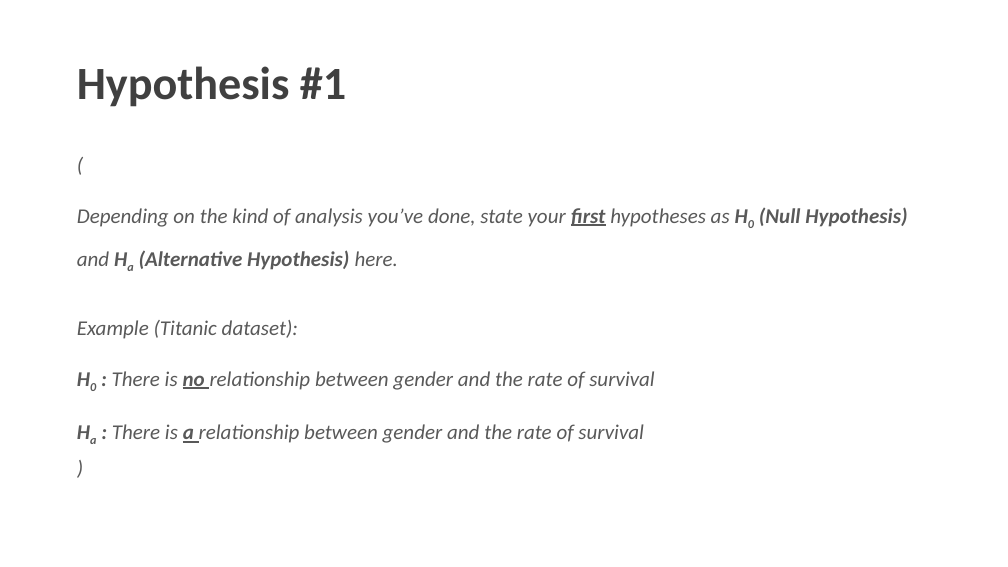
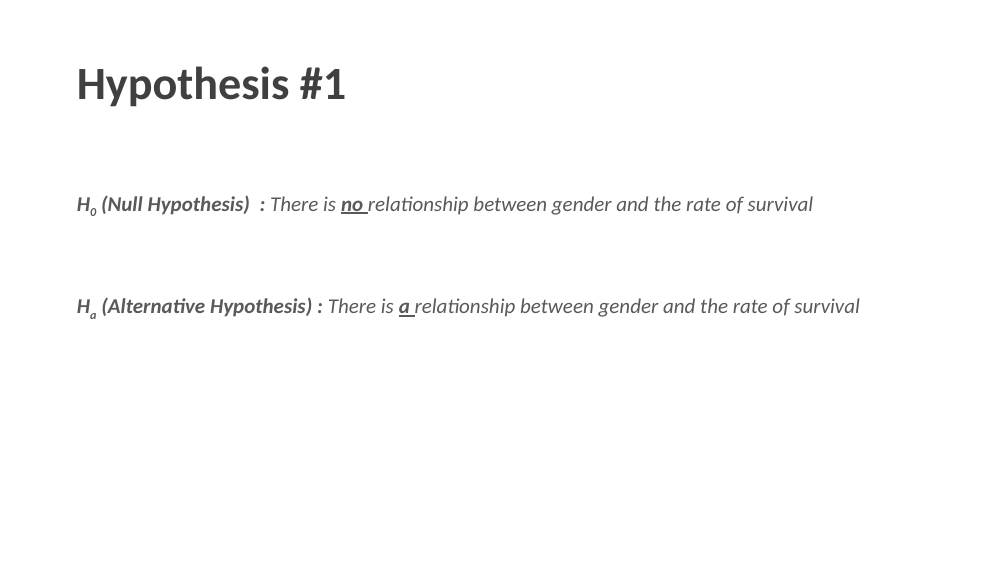
Before and after one commit to charlesyifanli/python_and_data, a slide deck: slide 11 of mini_project/SCSE 24 Mini-project presentation (Group No. ##).pptx. Drawn at 1008x567 pixels with LibreOffice and Linux fonts; fonts in the diff are those of the drawing; background and template pictures are left out. Boxes give left, top, right and bottom in pixels: in the first picture for what was removed or moved away, otherwise in the second. Text is boxed around its words. In the diff, an @@ line names an element or a change of style, - is before the commit and + after.

```diff
--- a/mini_project/SCSE 24 Mini-project presentation (Group No. ##).pptx
+++ b/mini_project/SCSE 24 Mini-project presentation (Group No. ##).pptx
@@ text at (101, 195, 860, 317): text changed @@
-(
-Depending on the kind of analysis you’ve done, state your first hypotheses as H0 (Null Hypothesis) and Ha (Alternative Hypothesis) here.
-Example (Titanic dataset):
-H0 : There is no relationship between gender and the rate of survival
-Ha : There is a relationship between gender and the rate of survival
-)
+H0 (Null Hypothesis) : There is no relationship between gender and the rate of survival
+Ha (Alternative Hypothesis) : There is a relationship between gender and the rate of survival
```
Also in this commit, not shown: 1 other slide changed, 1 other file.
